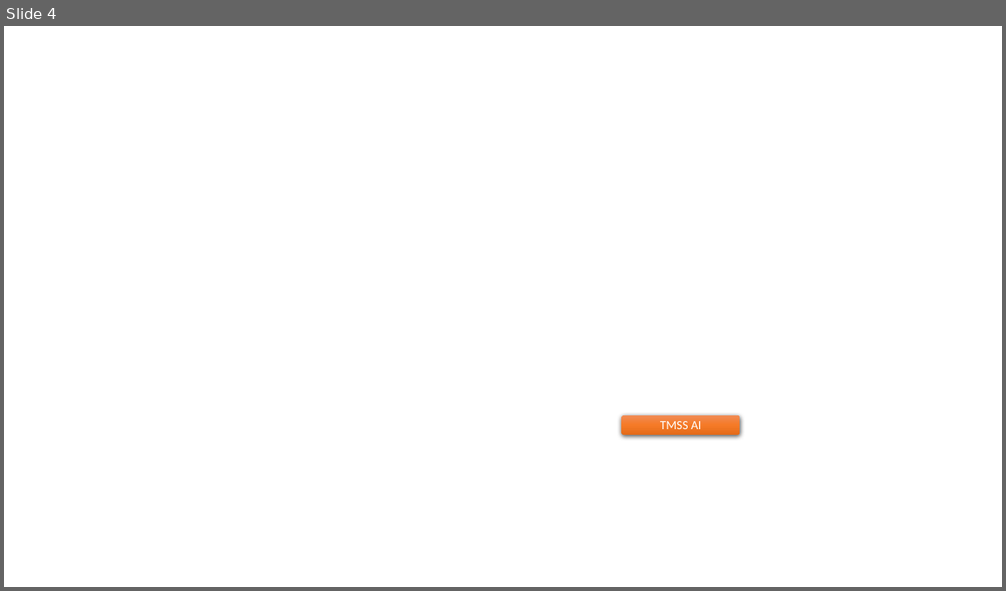
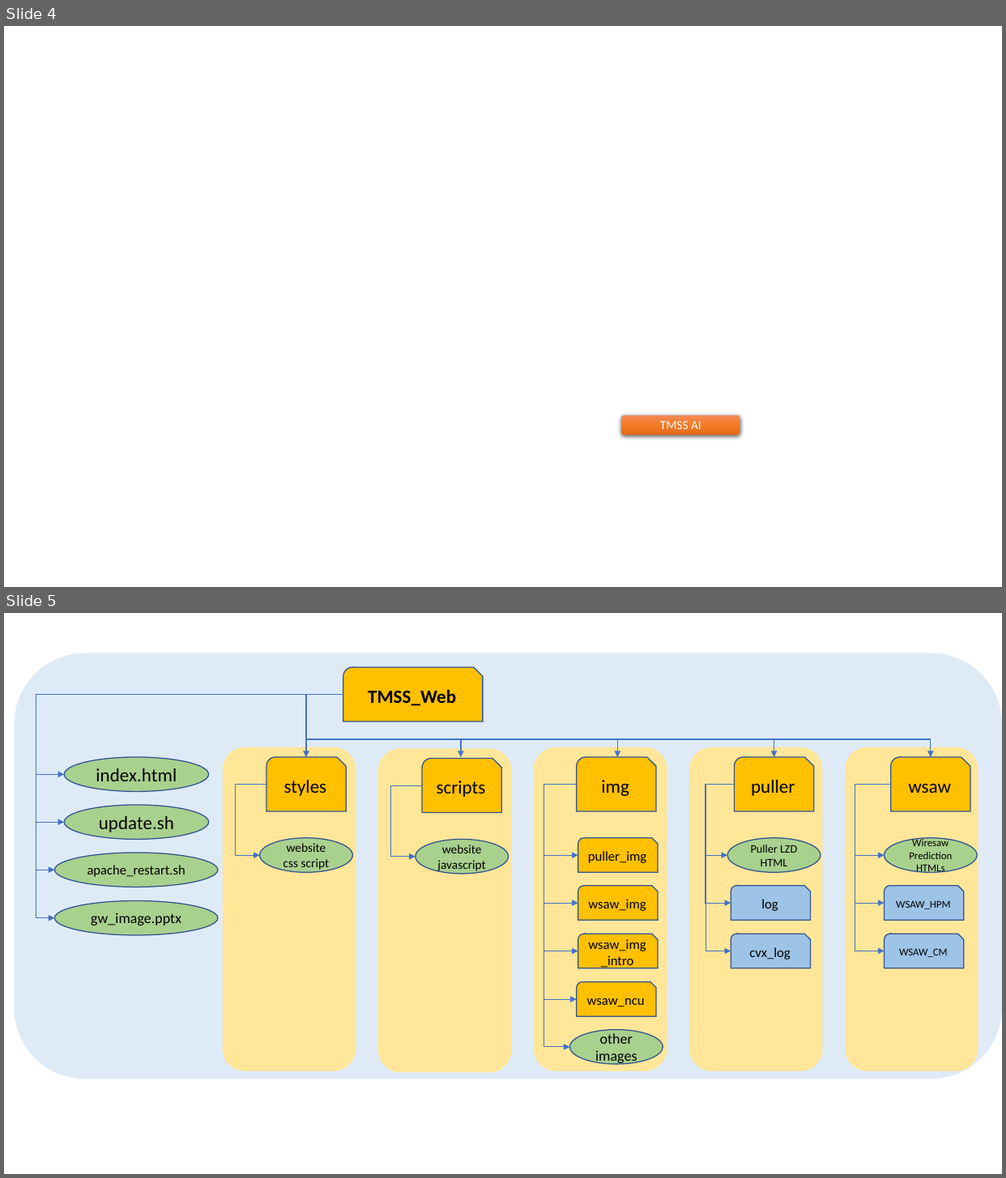
Before and after one commit to blakehung0216/blakehung0216.github.io, a slide deck: gw_image.pptx. Shown one above the other, each under a label of ours: slide 4 before the commit, slides 4 and 5 after it. The pictures are 1006x591 and 1006x1178 pixels, drawn with LibreOffice and Linux fonts; fonts in the diff are those of the drawing; background and template pictures are left out. Boxes give left, top, right and bottom in pixels: in the first picture for what was removed or moved away, otherwise in the second. Text is boxed around its words. In the diff, an @@ line names an element or a change of style, - is before the commit and + after.

Commit message:
Develop-Add puller lzd instant result showing modal in website

```diff
--- a/gw_image.pptx
+++ b/gw_image.pptx
@@ slide 5 added at box(4, 613, 1002, 1174), background #FFFFFF @@
@@ group added at box(14, 653, 1002, 1080): 22 elbow arrows, 14 snip round rects, 9 ellipses, 6 rounded rectangles @@
+TMSS_Web
+index.html
+update.sh
+apache_restart.sh
+puller
+Puller LZD HTML
+log
+cvx_log
+wsaw
+Wiresaw Prediction HTMLs
+WSAW_HPM
+WSAW_CM
+gw_image.pptx
+styles
+website css script
+img
+puller_img
+wsaw_img
+wsaw_img_intro
+wsaw_ncu
+other images
+scripts
+website javascript
```
Also in this commit, not shown: 2 other files.
